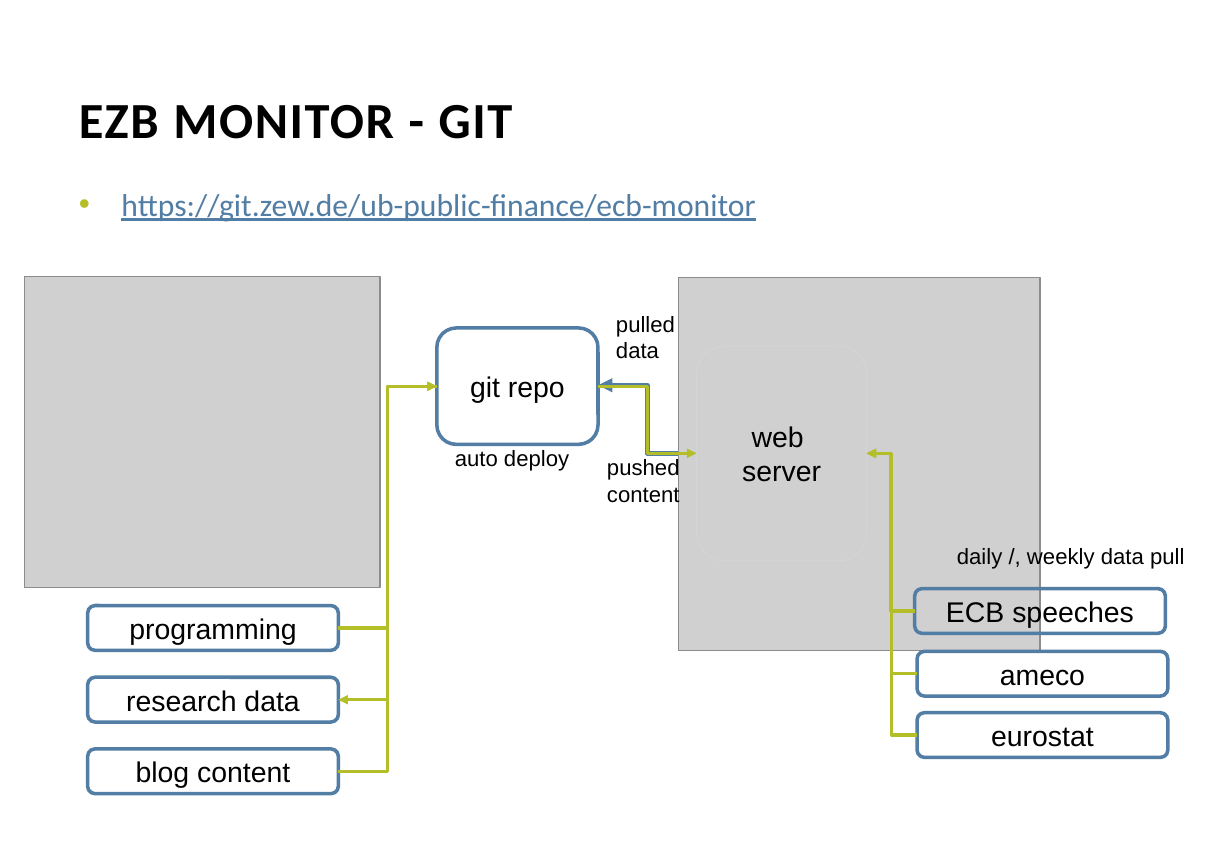
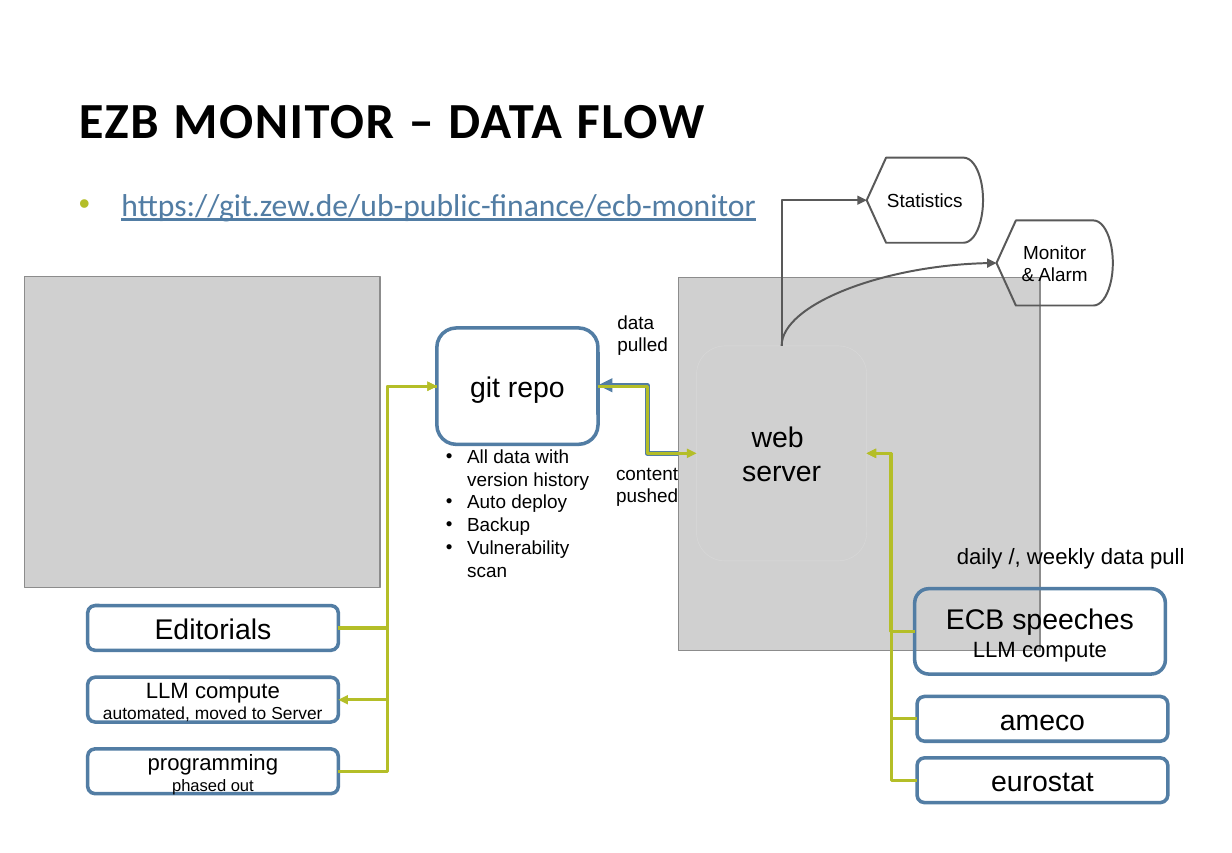
Before and after one commit to pbberlin/ecb-monitor-website, a slide deck: slide 3 of doc/architecture.pptx (slide 2 before the commit). Drawn at 1232x853 pixels with LibreOffice and Linux fonts; fonts in the diff are those of the drawing; grey boxes stand for pictures; background and template pictures are left out. Boxes give left, top, right and bottom in pixels: in the first picture for what was removed or moved away, otherwise in the second. Text is boxed around its words. In the diff, an @@ line names an element or a change of style, - is before the commit and + after.

```diff
--- a/doc/architecture.pptx
+++ b/doc/architecture.pptx
@@ title at (79, 105, 705, 139): text changed @@
-EZB MONITOR - GIT
+EZB MONITOR – DATA FLOW
@@ flow chart display added at (867, 158, 983, 243), outline #595959 1.25 pt, 12 pt, text #000000 @@
+Statistics
@@ elbow arrow added from (782, 346) to (867, 200), #595959 1.25 pt @@
@@ flow chart display added at (997, 221, 1113, 306), outline #595959 1.25 pt, 12 pt, text #000000 @@
+Monitor
+& Alarm
@@ curved arrow added from (782, 346) to (997, 263), #595959 1.25 pt @@
@@ text at (617, 315, 667, 355): text changed; size 14 to 12 pt @@
-pulled
-data
+data
+pulled
@@ text at (467, 449, 589, 578): text changed; size 14 to 12 pt @@
-auto deploy
+• All data with
+  version history
+• Auto deploy
+• Backup
+• Vulnerability
+  scan
@@ text at (616, 467, 678, 506): text changed; size 14 to 12 pt @@
-pushed
-content
+content
+pushed
@@ elbow arrow moved from (867, 454) - (915, 611) to (867, 454) - (915, 631) @@
@@ elbow arrow moved from (867, 454) - (917, 735) to (867, 454) - (917, 780) @@
@@ elbow arrow moved from (867, 454) - (917, 673) to (867, 454) - (917, 719) @@
@@ rounded rectangle "ECB speeches LLM compute": place and size @@
-rounded rectangle "ECB speeches LLM compute" at (915, 589, 1165, 634)
+rounded rectangle "ECB speeches LLM compute" at (915, 589, 1165, 675)
@@ text in rounded rectangle at (155, 618, 272, 640): text changed @@
-programming
+Editorials
@@ text in rounded rectangle at (946, 607, 1134, 662): text changed @@
-ECB speeches
+ECB speeches
+LLM compute
@@ text in rounded rectangle at (103, 682, 322, 723): text changed; size 18 to 11 pt @@
-research data
+LLM compute
+automated, moved to Server
@@ rounded rectangle "ameco": place and size @@
-rounded rectangle "ameco" at (917, 652, 1167, 696)
+rounded rectangle "ameco" at (917, 696, 1167, 741)
@@ text in rounded rectangle at (148, 754, 278, 794): text changed; size 18 to 14 pt @@
-blog content
+programming
+phased out
@@ rounded rectangle "eurostat": place and size @@
-rounded rectangle "eurostat" at (917, 713, 1167, 758)
+rounded rectangle "eurostat" at (917, 758, 1167, 802)
```
Also in this commit, not shown: 1 other slide changed, 1 slide added, 2 other files.
